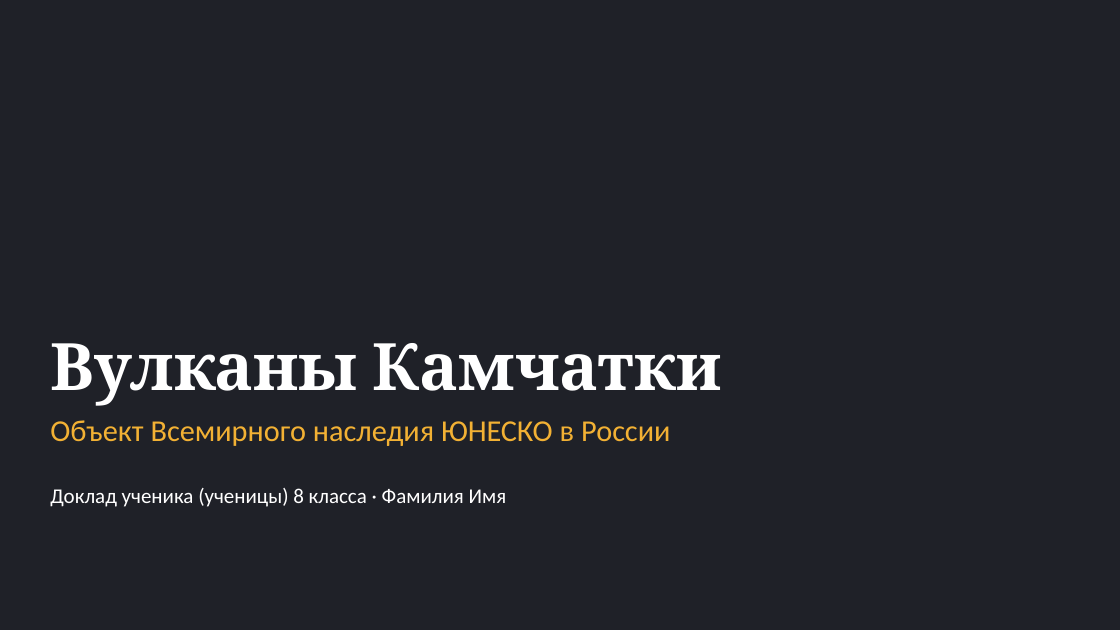
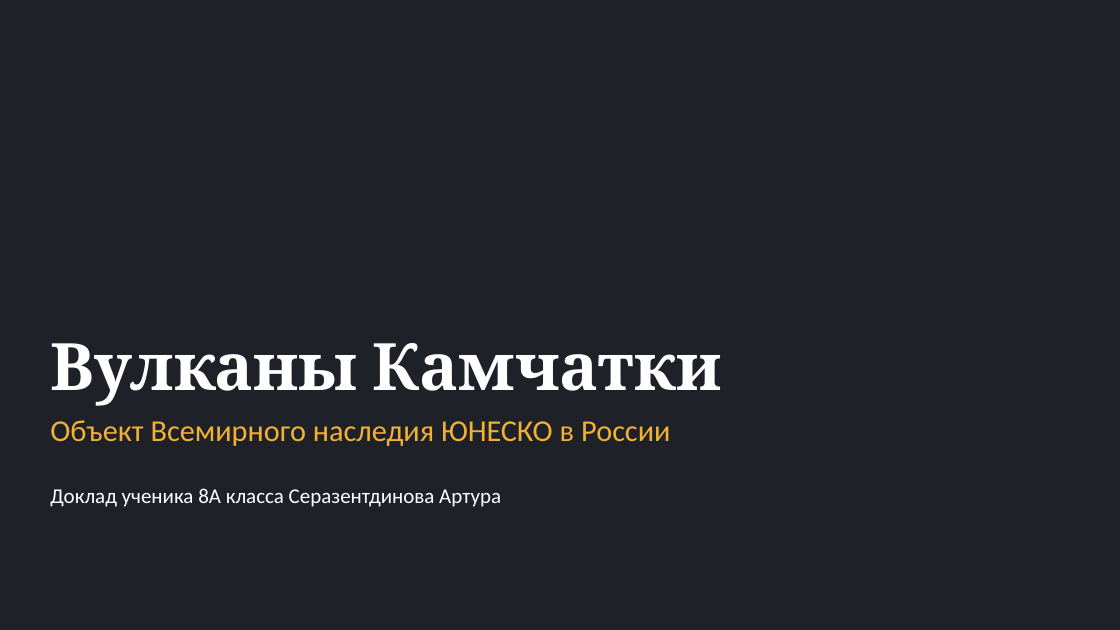
Before and after one commit to artikulazat-a11y/for_claude, a slide deck: slide 1 of presentations/kamchatka/Вулканы_Камчатки.pptx. Drawn at 1120x630 pixels with LibreOffice and Linux fonts; fonts in the diff are those of the drawing; background and template pictures are left out. Boxes give left, top, right and bottom in pixels: in the first picture for what was removed or moved away, otherwise in the second. Text is boxed around its words. In the diff, an @@ line names an element or a change of style, - is before the commit and + after.

```diff
--- a/presentations/kamchatka/Вулканы_Камчатки.pptx
+++ b/presentations/kamchatka/Вулканы_Камчатки.pptx
@@ text at (x1=50, y1=488, x2=501, y2=507): text changed @@
-Доклад ученика (ученицы) 8 класса · Фамилия Имя
+Доклад ученика 8А класса Серазентдинова Артура
```
Also in this commit, not shown: 3 other files.
